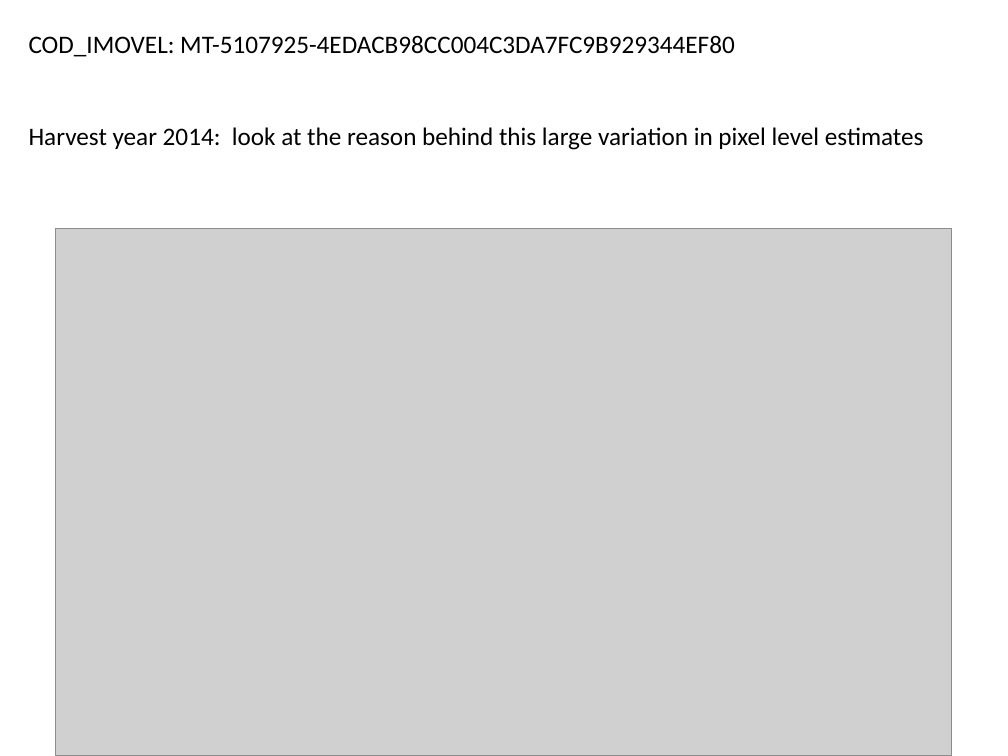
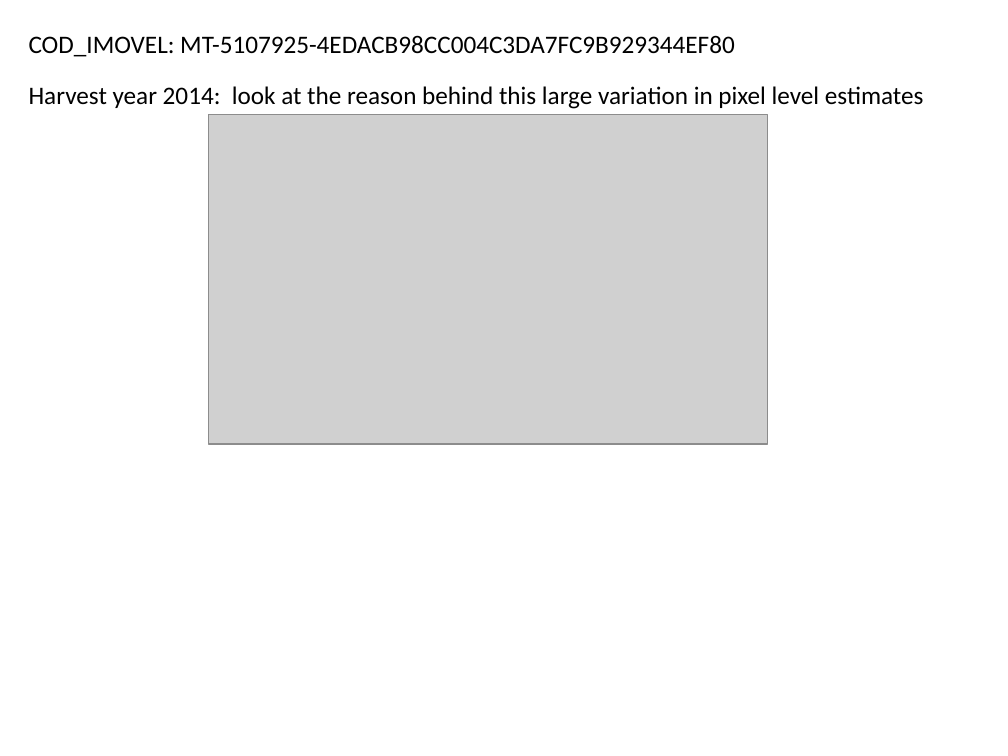
Before and after one commit to minghui-zhang/Meeting, a slide deck: slide 9 of January 4 2018.pptx (slide 10 before the commit). Drawn at 1008x756 pixels with LibreOffice and Linux fonts; fonts in the diff are those of the drawing; grey boxes stand for pictures. Boxes give left, top, right and bottom in pixels: in the first picture for what was removed or moved away, otherwise in the second. Text is boxed around its words. In the diff, an @@ line names an element or a change of style, - is before the commit and + after.

```diff
--- a/January 4 2018.pptx
+++ b/January 4 2018.pptx
@@ text "Harvest year 2014: look at ...": place and size @@
-text "Harvest year 2014: look at ..." at [29, 127, 924, 150]
+text "Harvest year 2014: look at ..." at [29, 86, 924, 109]
@@ picture: place and size @@
-picture at [56, 228, 953, 756]
+picture at [209, 115, 767, 445]
```
Also in this commit, not shown: 13 other slides changed, 4 slides added, 2 slides removed.
